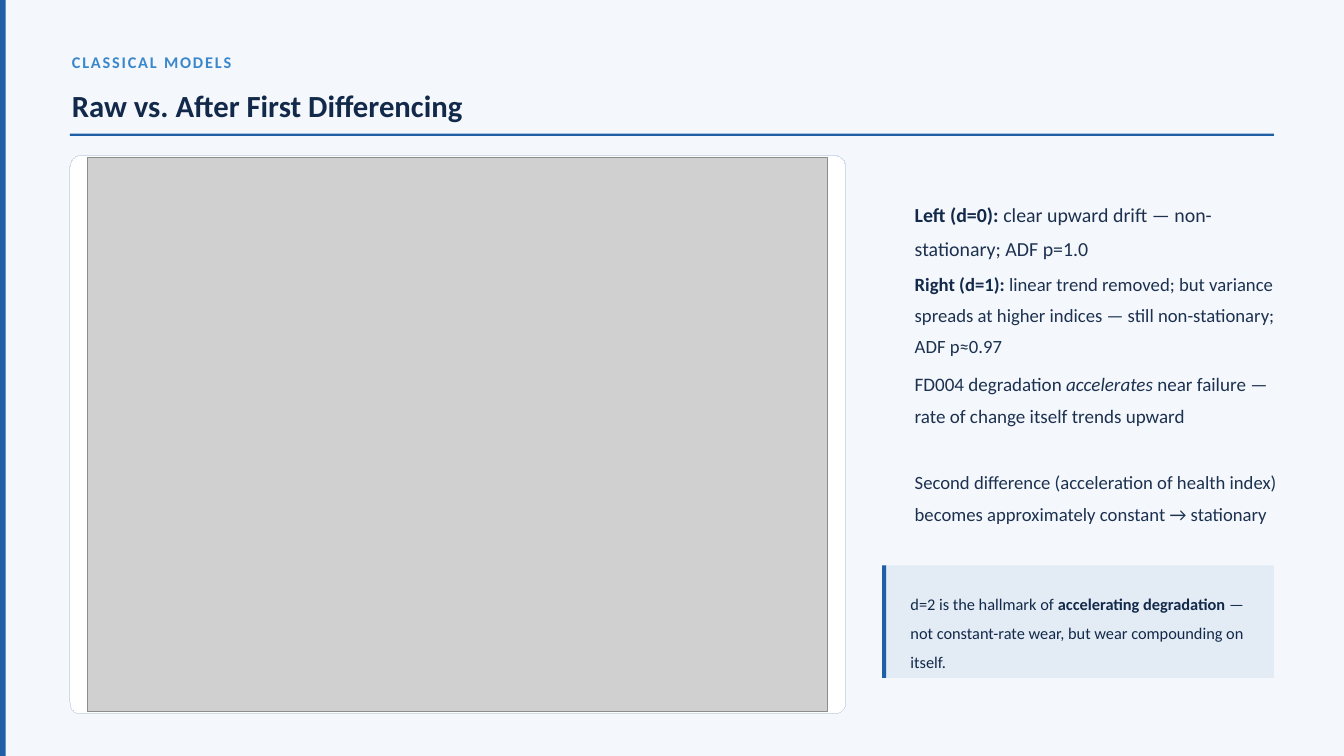
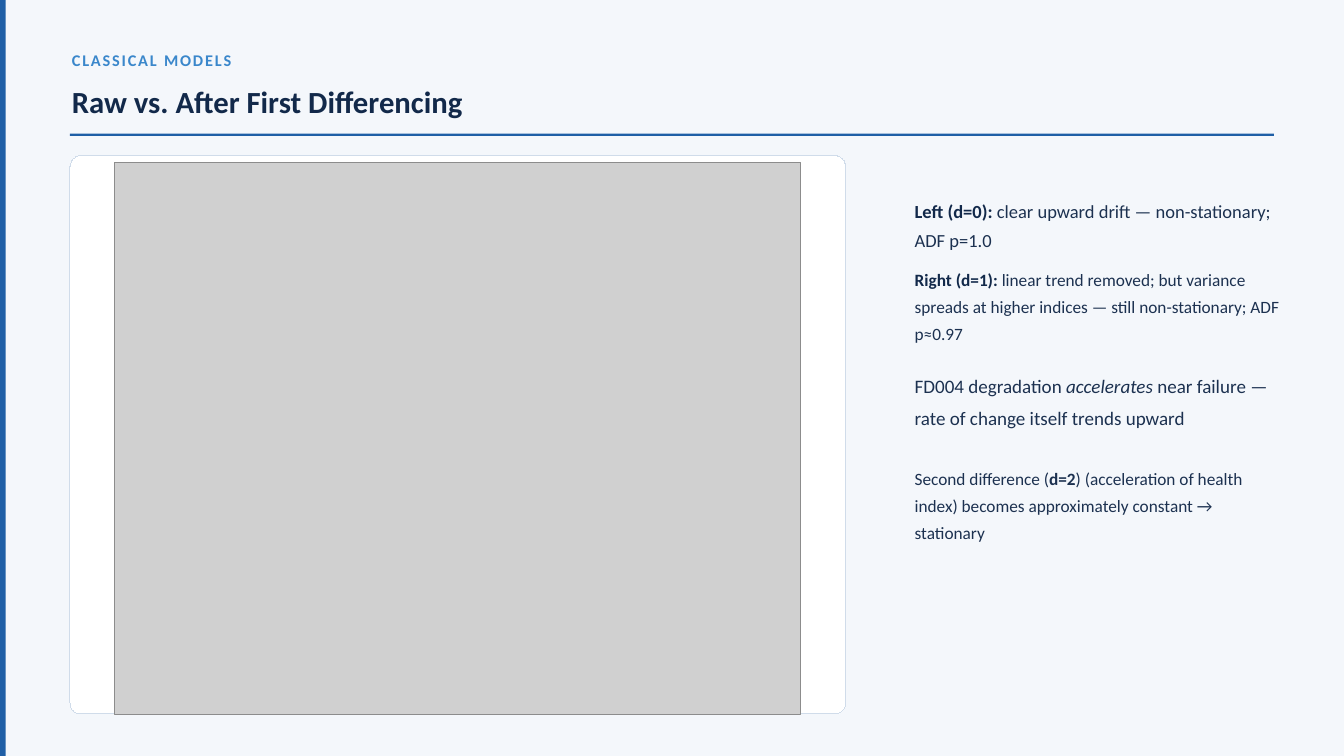
Before and after one commit to DhruvParmar051/Aircraft-Engine-Failure-Forecasting, a slide deck: slide 31 of AFM_ppt.pptx. Drawn at 1344x756 pixels with LibreOffice and Linux fonts; fonts in the diff are those of the drawing; grey boxes stand for pictures. Boxes give left, top, right and bottom in pixels: in the first picture for what was removed or moved away, otherwise in the second. Text is boxed around its words. In the diff, an @@ line names an element or a change of style, - is before the commit and + after.

```diff
--- a/AFM_ppt.pptx
+++ b/AFM_ppt.pptx
@@ text "CLASSICAL MODELS" at (x1=72, y1=55, x2=231, y2=66): line spacing 1 to 0.9 @@
@@ text "Raw vs. After First Differencing" at (x1=72, y1=91, x2=462, y2=119): line spacing 1.1 to 1 @@
@@ picture resized from (x1=87, y1=158, x2=827, y2=712) to (x1=115, y1=162, x2=801, y2=714) @@
@@ text "Left (d=0): clear upward drift ..." at (x1=915, y1=204, x2=1271, y2=250): size 21.3 to 19.7 pt; line spacing 1.4 to 1.3 @@
@@ text "Right (d=1): linear trend removed; ..." at (x1=915, y1=273, x2=1279, y2=343): size 20 to 18.5 pt; line spacing 1.4 to 1.3 @@
@@ text at (x1=915, y1=472, x2=1243, y2=542): text changed; size 20 to 18.5 pt @@
-Second difference (acceleration of health index) becomes approximately constant → stationary
+Second difference (d=2) (acceleration of health index) becomes approximately constant → stationary
@@ rectangle removed at (x1=882, y1=565, x2=1273, y2=677) @@
@@ rectangle removed at (x1=882, y1=565, x2=886, y2=677) @@
@@ text removed at (x1=910, y1=598, x2=1243, y2=668) @@
-d=2 is the hallmark of accelerating degradation — not constant-rate wear, but wear compounding on itself.
```
Also in this commit, not shown: 47 other slides changed, 1 slide added, 7 slides removed.
